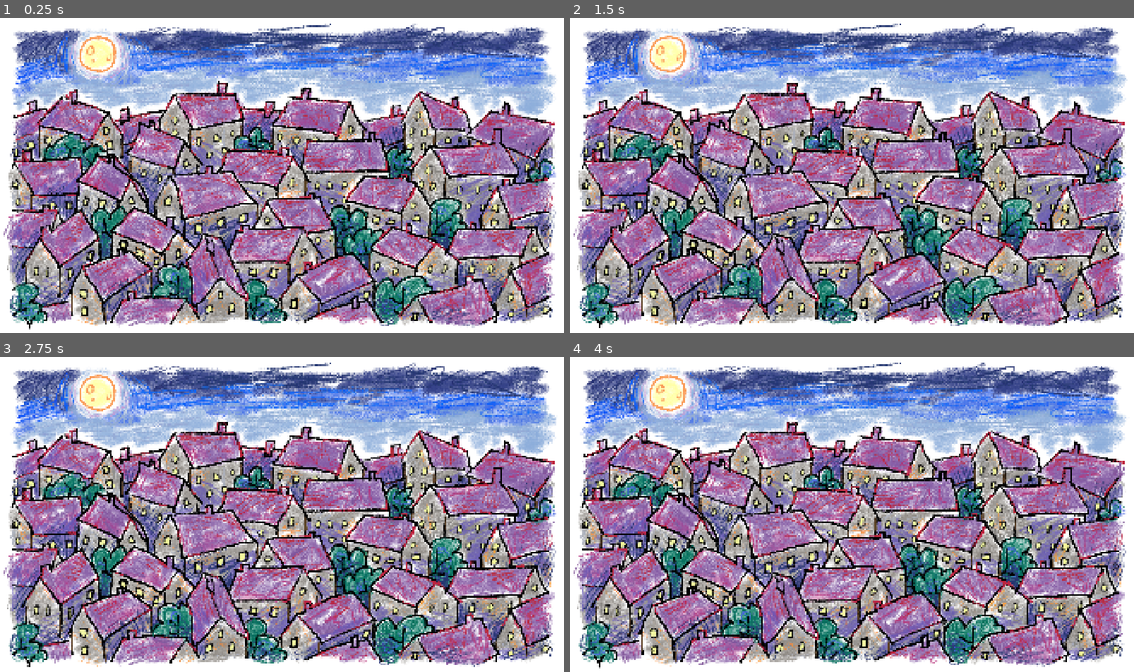
Above: before the commit, frames 1-4 (two rows, left to right).
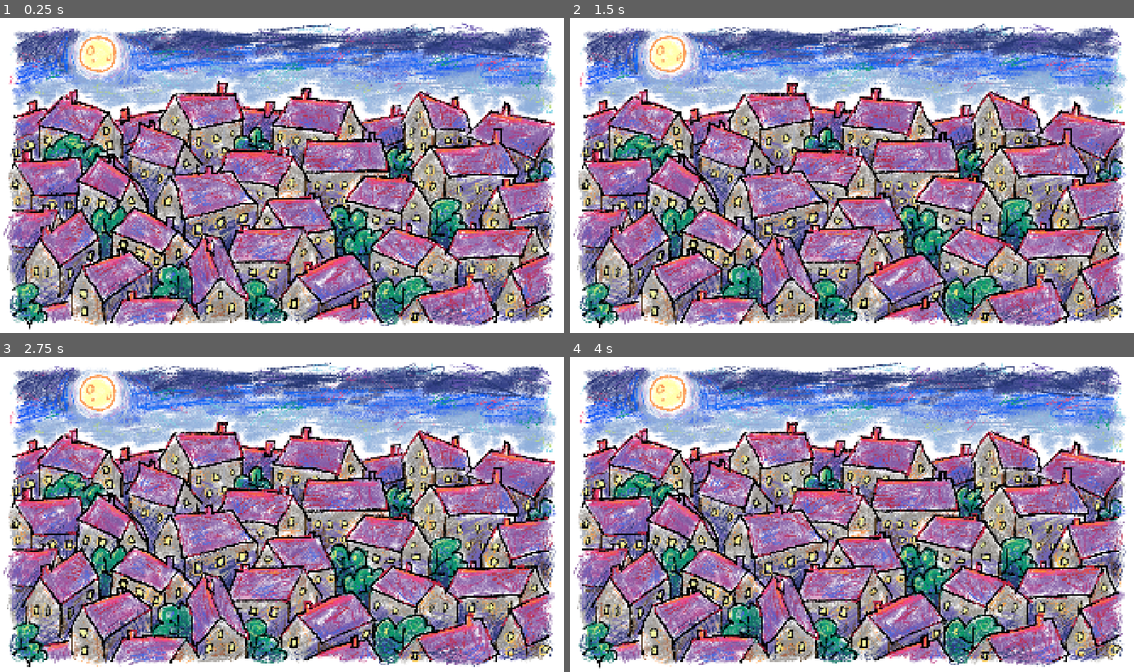
Above: after the commit, the same moments.

Repository: shikariix/sintjam2026
Game: Godot game, scene res://assets/scenes/joscenes/joscene_main.tscn
The game is run twice, just before and just after one commit, with the same random seed, the same clock (stepped at 60 frames per second) and the same inputs. This scene is started directly instead of the project's main scene.
Inputs (mouse positions are in pixels of both pictures, inside the frame that each line leads up to):
- Up to frame 1 (0.25 s): no input
- Up to frame 2 (1.5 s): move the mouse to (976, 159) at 0.52 s; click (976, 159) at 0.67 s; tap Enter at 1.25 s; drag from (739, 191) to (823, 238) at 1.27 s
- Up to frame 3 (2.75 s): move the mouse to (338, 442) at 2.02 s; click (338, 442) at 2.17 s
- Up to frame 4 (4 s): drag from (823, 577) to (682, 464) at 2.77 s; move the mouse to (1021, 561) at 3.52 s; click (1021, 561) at 3.67 s

The runs differ from the first frame. In frame 1, 11% of the frame differs, in the area x 1-99%, y 1-98%; in frame 2, 11%; in frame 3, 11%; in frame 4, 11%, in the area x 1-99%, y 1-97%.

Commit message:
Fixed dorp art 🏡🎨

Diff:
--- a/assets/scenes/visuals/visuals_scene_03.tscn
+++ b/assets/scenes/visuals/visuals_scene_03.tscn
@@ -3,10 +3,12 @@
 [ext_resource type="Material" uid="uid://ba2n3w1hy18s3" path="res://assets/art/materials/m_main.tres" id="1_xgq50"]
 [ext_resource type="Texture2D" uid="uid://dkblq0isdl373" path="res://assets/art/textures/s03_dorp/T_S01_BG_0_color.png" id="2_b1xee"]
 [ext_resource type="Texture2D" uid="uid://tdnf2tbv276j" path="res://assets/art/textures/s03_dorp/T_S01_BG_1_color.png" id="3_63mdi"]
+[ext_resource type="Texture2D" uid="uid://b8owmujbi0sl8" path="res://assets/art/textures/s03_dorp/T_S01_BG_2_accidentals.png" id="4_63mdi"]
 [ext_resource type="Texture2D" uid="uid://crvqq14i1looa" path="res://assets/art/textures/s03_dorp/T_S01_Dorp_0_color.png" id="4_ca15l"]
 [ext_resource type="Texture2D" uid="uid://b8k7vamwbfnoh" path="res://assets/art/textures/s03_dorp/T_S01_Dorp_1_accidentals.png" id="5_wkbfy"]
 [ext_resource type="Texture2D" uid="uid://dpp0ry6q6gxje" path="res://assets/art/textures/s03_dorp/T_S01_Dorp_2_shading.png" id="6_lxbw3"]
 [ext_resource type="Texture2D" uid="uid://bq5b30622c64f" path="res://assets/art/textures/s03_dorp/T_S01_Dorp_3_line.png" id="7_0crmc"]
+[ext_resource type="Texture2D" uid="uid://btpl0qi1jbvhu" path="res://assets/art/textures/s03_dorp/T_S01_Dorp_2b_more colours.png" id="8_ca15l"]
 [ext_resource type="Texture2D" uid="uid://d3bwgqpi0760k" path="res://assets/art/textures/s03_dorp/T_S01_Dorp_4_lineextra.png" id="8_dagpb"]
 
 [node name="visuals_scene_03" type="Control" unique_id=546237335]
@@ -50,6 +52,17 @@
 grow_vertical = 2
 texture = ExtResource("3_63mdi")
 
+[node name="BG_Color_Accidentals" type="TextureRect" parent="Background" unique_id=1061135693]
+modulate = Color(0.3254902, 1, 1, 1)
+material = ExtResource("1_xgq50")
+layout_mode = 1
+anchors_preset = 15
+anchor_right = 1.0
+anchor_bottom = 1.0
+grow_horizontal = 2
+grow_vertical = 2
+texture = ExtResource("4_63mdi")
+
 [node name="Color" type="TextureRect" parent="Background" unique_id=344914728]
 modulate = Color(0.38039216, 1, 1, 1)
 material = ExtResource("1_xgq50")
@@ -83,6 +96,17 @@
 grow_vertical = 2
 texture = ExtResource("6_lxbw3")
 
+[node name="MoreColours" type="TextureRect" parent="Background" unique_id=1915353857]
+modulate = Color(0.6901961, 1, 1, 1)
+material = ExtResource("1_xgq50")
+layout_mode = 1
+anchors_preset = 15
+anchor_right = 1.0
+anchor_bottom = 1.0
+grow_horizontal = 2
+grow_vertical = 2
+texture = ExtResource("8_ca15l")
+
 [node name="Line" type="TextureRect" parent="Background" unique_id=1023477277]
 modulate = Color(0.81960785, 1, 1, 1)
 material = ExtResource("1_xgq50")
Not shown, changed: _ToDo_Josien.txt
Binary file added: assets/art/textures/s03_dorp/T_S01_BG_2_accidentals.png
Not shown, added: assets/art/textures/s03_dorp/T_S01_BG_2_accidentals.png.import
Binary file added: assets/art/textures/s03_dorp/T_S01_Dorp_2b_more colours.png
Not shown, added: assets/art/textures/s03_dorp/T_S01_Dorp_2b_more colours.png.import
